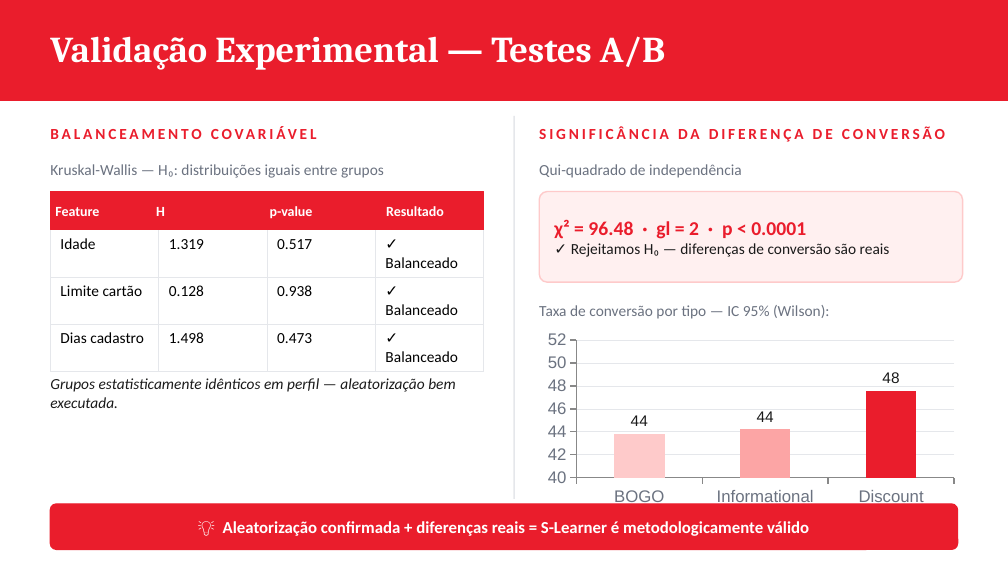
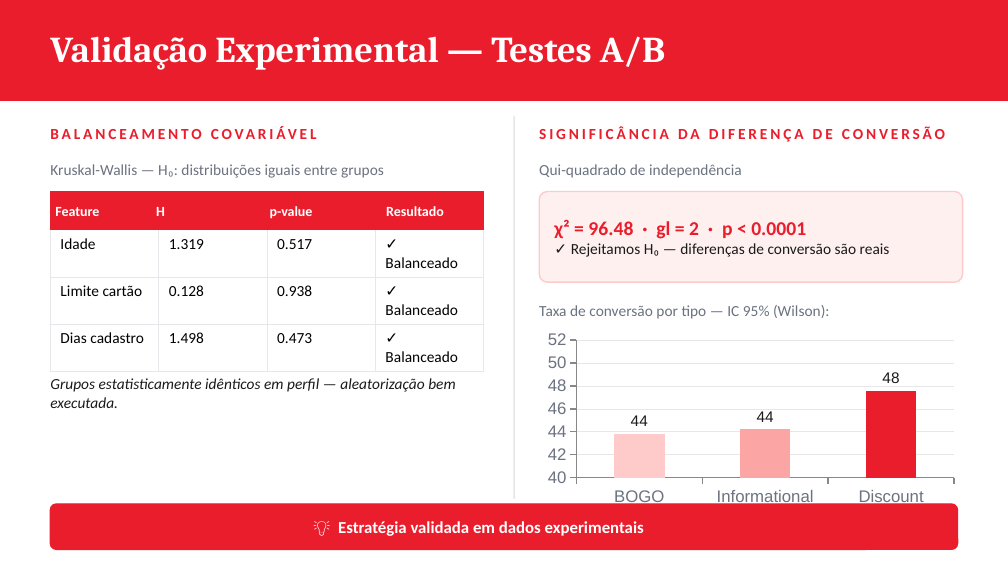
Before and after one commit to ana-clara-fernandes/ifood-case202606, a slide deck: slide 3 of presentation/ifood_case_presentation_AnaClaraFernandes.pptx. Drawn at 1008x567 pixels with LibreOffice and Linux fonts; fonts in the diff are those of the drawing. Boxes give left, top, right and bottom in pixels: in the first picture for what was removed or moved away, otherwise in the second. Text is boxed around its words. In the diff, an @@ line names an element or a change of style, - is before the commit and + after.

```diff
--- a/presentation/ifood_case_presentation_AnaClaraFernandes.pptx
+++ b/presentation/ifood_case_presentation_AnaClaraFernandes.pptx
@@ text at bbox=[338, 521, 644, 536]: text changed @@
-💡 Aleatorização confirmada + diferenças reais = S-Learner é metodologicamente válido
+💡 Estratégia validada em dados experimentais
```
Also in this commit, not shown: 4 other slides changed, 2 slides added, 1 other file.
